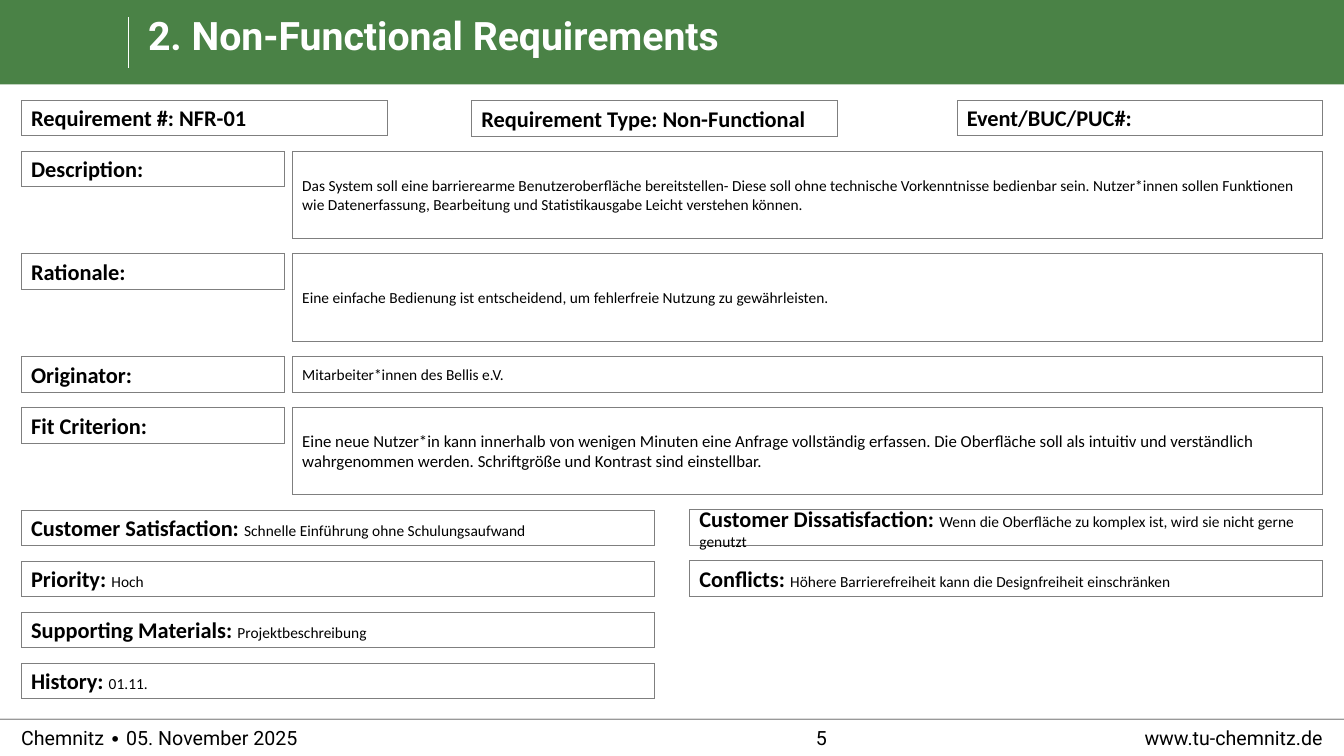
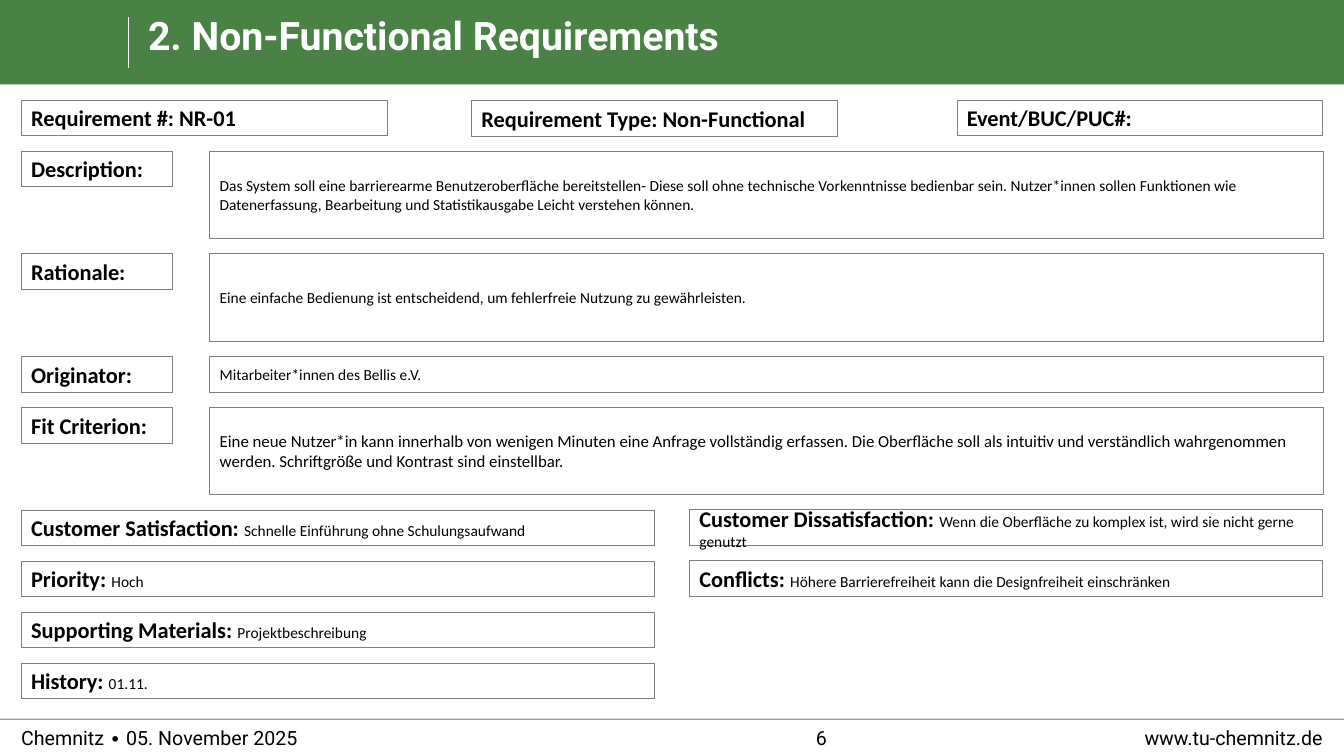
Before and after one commit to cojuwon/Praktikum-Softwareengineering-TU-Chemnitz, a slide deck: slide 6 of requirements/Snow_Cards.pptx (slide 5 before the commit). Drawn at 1344x756 pixels with LibreOffice and Linux fonts; fonts in the diff are those of the drawing; background and template pictures are left out. Boxes give left, top, right and bottom in pixels: in the first picture for what was removed or moved away, otherwise in the second. Text is boxed around its words. In the diff, an @@ line names an element or a change of style, - is before the commit and + after.

```diff
--- a/requirements/Snow_Cards.pptx
+++ b/requirements/Snow_Cards.pptx
@@ text in rectangle at <box>31,110,236,130</box>: text changed @@
-Requirement #: NFR-01
+Requirement #: NR-01
@@ rectangle "Description:": place and size @@
-rectangle "Description:" at <box>21,151,285,187</box>
+rectangle "Description:" at <box>21,151,172,187</box>
@@ rectangle "Das System soll eine barrierearme ...": place and size @@
-rectangle "Das System soll eine barrierearme ..." at <box>292,151,1323,239</box>
+rectangle "Das System soll eine barrierearme ..." at <box>210,151,1323,239</box>
@@ rectangle "Rationale:": place and size @@
-rectangle "Rationale:" at <box>21,254,285,289</box>
+rectangle "Rationale:" at <box>21,254,172,289</box>
@@ rectangle "Eine einfache Bedienung ist entscheidend, ...": place and size @@
-rectangle "Eine einfache Bedienung ist entscheidend, ..." at <box>292,254,1323,342</box>
+rectangle "Eine einfache Bedienung ist entscheidend, ..." at <box>210,254,1323,342</box>
@@ rectangle "Originator:": place and size @@
-rectangle "Originator:" at <box>21,356,285,391</box>
+rectangle "Originator:" at <box>21,356,172,391</box>
@@ rectangle "Mitarbeiter*innen des Bellis e.V.": place and size @@
-rectangle "Mitarbeiter*innen des Bellis e.V." at <box>292,356,1323,391</box>
+rectangle "Mitarbeiter*innen des Bellis e.V." at <box>210,356,1323,391</box>
@@ rectangle "Fit Criterion:": place and size @@
-rectangle "Fit Criterion:" at <box>21,407,285,443</box>
+rectangle "Fit Criterion:" at <box>21,407,172,443</box>
@@ rectangle "Eine neue Nutzer*in kann innerhalb ...": place and size @@
-rectangle "Eine neue Nutzer*in kann innerhalb ..." at <box>292,407,1323,495</box>
+rectangle "Eine neue Nutzer*in kann innerhalb ..." at <box>210,407,1323,495</box>
@@ page number at <box>816,731,827,746</box>: text changed @@
-5
+6
```
Also in this commit, not shown: 1 other slide changed, 1 slide added, 2 other files.
